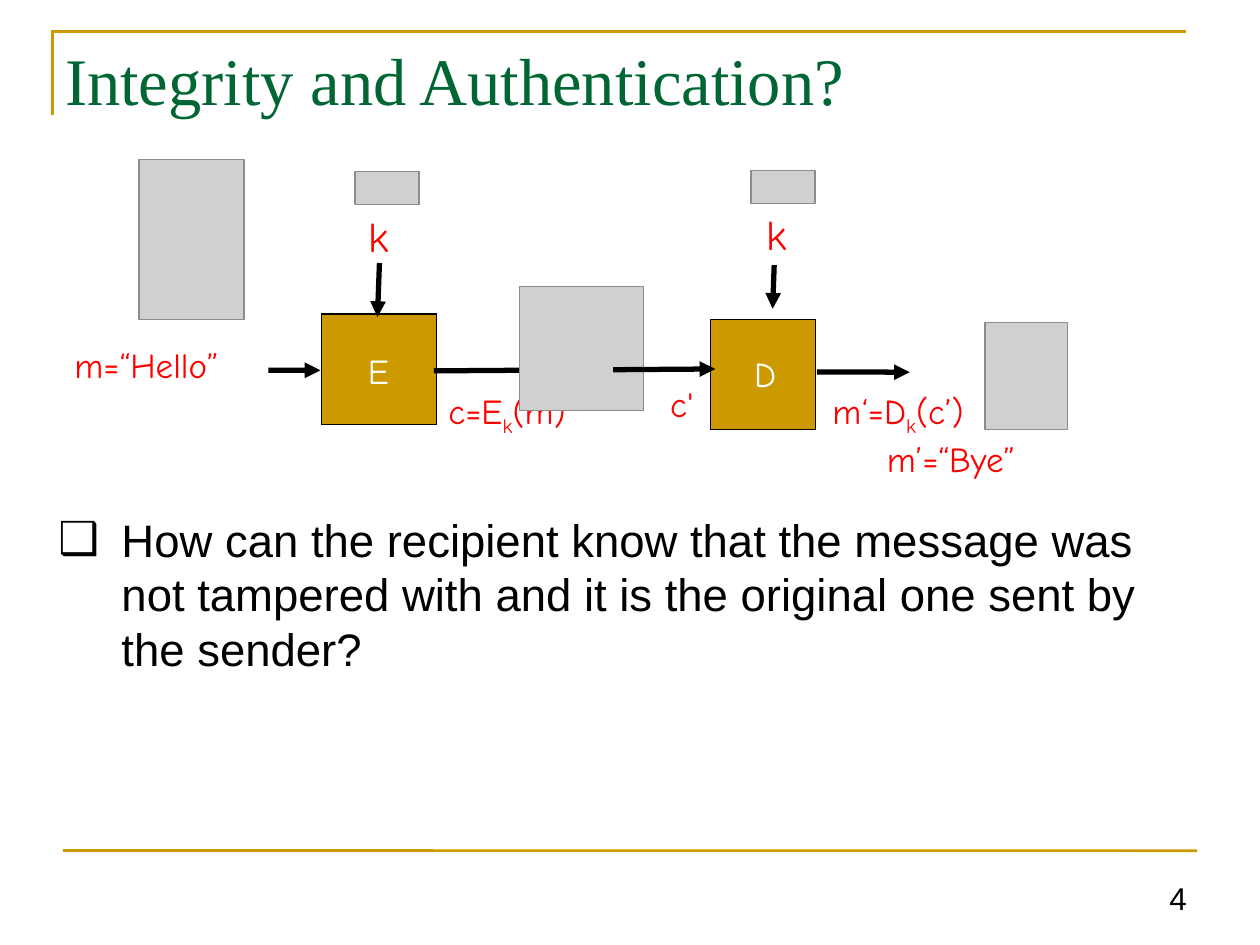
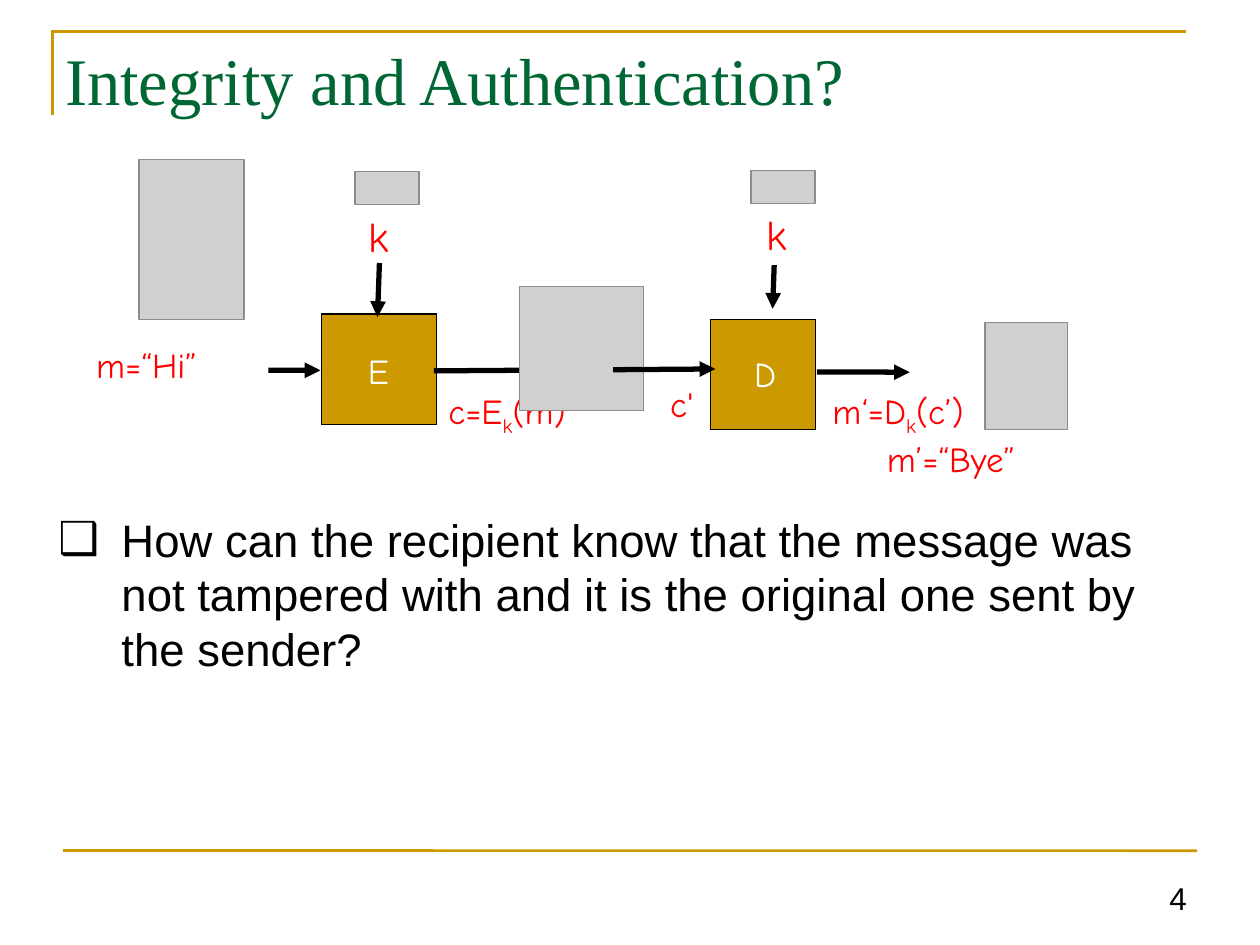
Before and after one commit to GhadaAlmashaqbeh/GhadaAlmashaqbeh.github.io, a slide deck: slide 4 of courses/cse3400-f2026/lecture5.pptx. Drawn at 1260x945 pixels with LibreOffice and Linux fonts; fonts in the diff are those of the drawing; grey boxes stand for pictures. Boxes give left, top, right and bottom in pixels: in the first picture for what was removed or moved away, otherwise in the second. Text is boxed around its words. In the diff, an @@ line names an element or a change of style, - is before the commit and + after.

```diff
--- a/courses/cse3400-f2026/lecture5.pptx
+++ b/courses/cse3400-f2026/lecture5.pptx
@@ text at bbox=[96, 353, 197, 378]: text changed @@
-m=“Hello”
+m=“Hi”
```
Also in this commit, not shown: 16 other slides changed, 2 slides removed, 2 other files.
